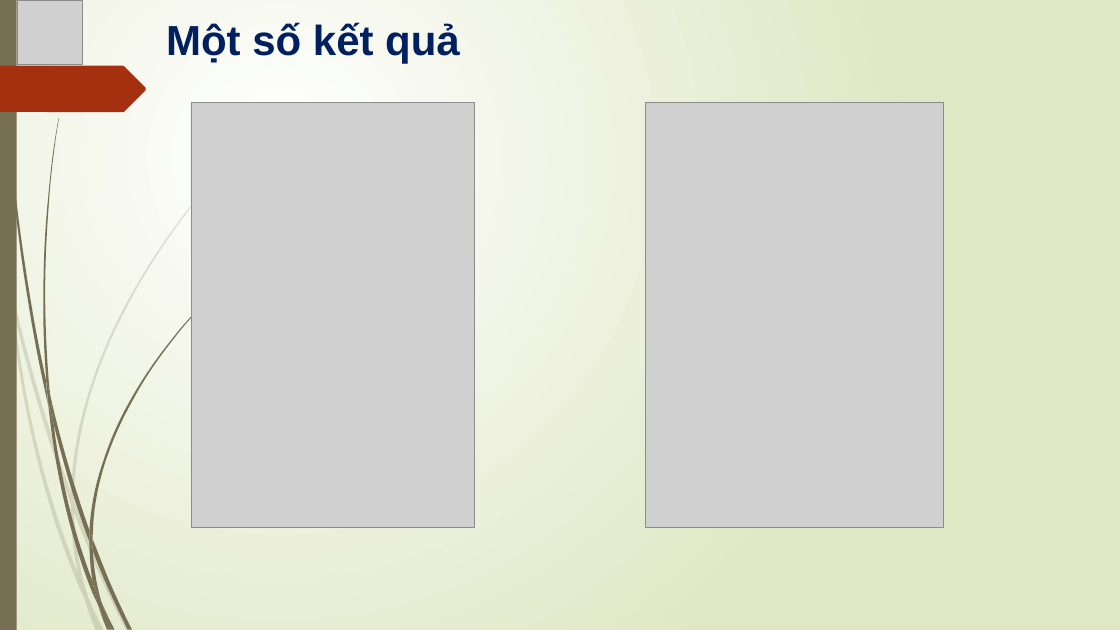
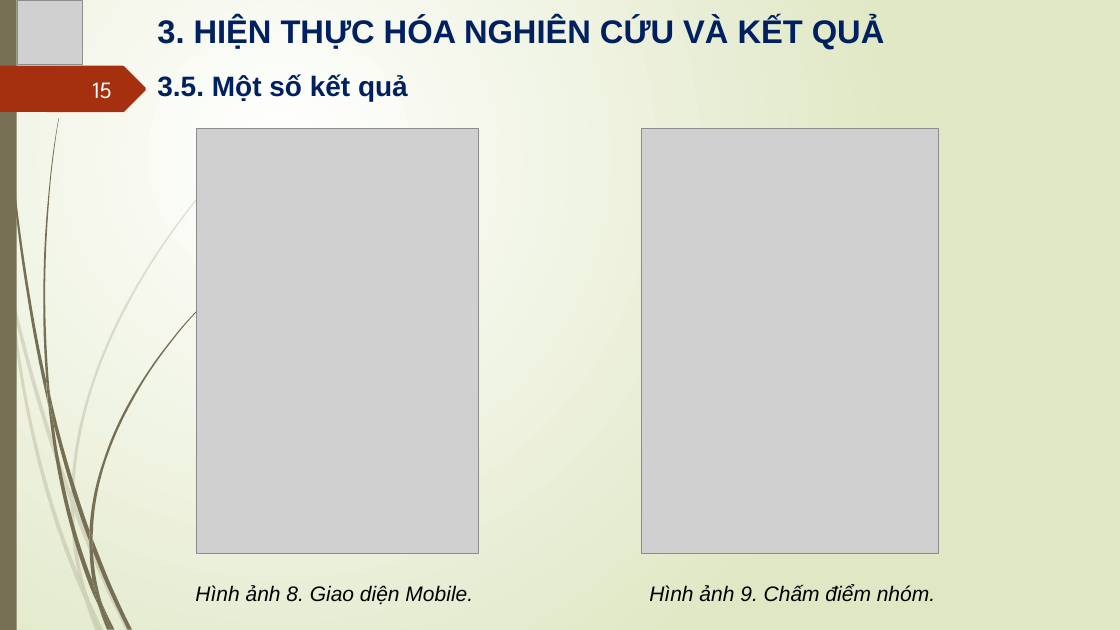
Before and after one commit to thaihunghung/tn-da20ttb-110120031-tranthaihung-xdapivhtcdttcdasvcntt, a slide deck: slide 15 of docs/XAYDUNGAPIVAHE_THONGCHAMDIEM.pptx (slide 12 before the commit). Drawn at 1120x630 pixels with LibreOffice and Linux fonts; fonts in the diff are those of the drawing; grey boxes stand for pictures. Boxes give left, top, right and bottom in pixels: in the first picture for what was removed or moved away, otherwise in the second. Text is boxed around its words. In the diff, an @@ line names an element or a change of style, - is before the commit and + after.

```diff
--- a/docs/XAYDUNGAPIVAHE_THONGCHAMDIEM.pptx
+++ b/docs/XAYDUNGAPIVAHE_THONGCHAMDIEM.pptx
@@ text added at (157,17,885,49), 28 pt, text #002060, bold @@
+3. HIỆN THỰC HÓA NGHIÊN CỨU VÀ KẾT QUẢ
@@ page number added at (93,82,112,99), 20 pt, text #FEFFFF @@
+15
@@ text at (157,74,408,101): text changed; size 36 to 24 pt @@
-Một số kết quả
+3.5. Một số kết quả
@@ picture: place and size @@
-picture at (192,103,474,528)
+picture at (197,129,479,554)
@@ picture: place and size @@
-picture at (646,103,944,528)
+picture at (641,129,939,554)
@@ text added at (195,585,473,605), 18 pt, text #000000, italic @@
+Hình ảnh 8. Giao diện Mobile.
@@ text added at (649,584,935,602), 18 pt, text #000000, italic @@
+Hình ảnh 9. Chấm điểm nhóm.
```
Also in this commit, not shown: 13 other slides changed, 7 slides added, 6 slides removed, 12 other files.
